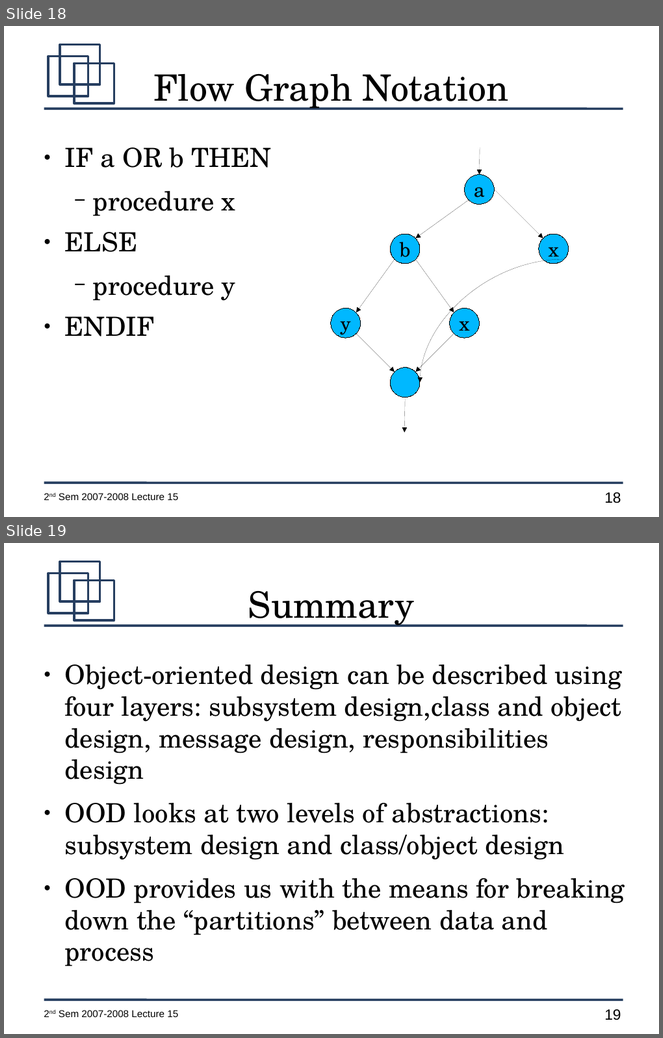
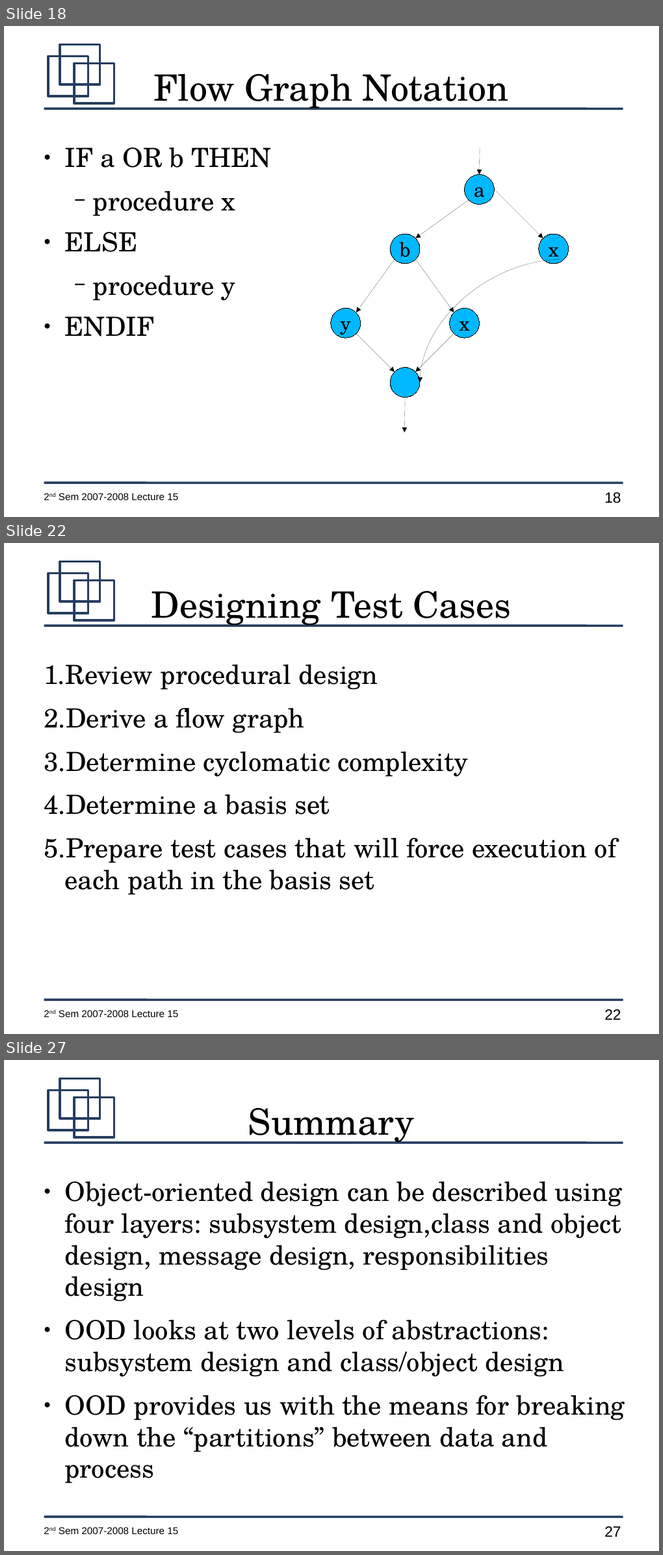
Before and after one commit to jachermocilla/jach-homepage, a slide deck: CMSC128-2nd-Sem-2007-L15.odp. Shown one above the other, each under a label of ours: slides 18 and 19 before the commit, slides 18, 22 and 27 after it; the slides between them are not shown. The pictures are 663x1038 and 663x1555 pixels, drawn with LibreOffice and Linux fonts; fonts in the diff are those of the drawing. Boxes give left, top, right and bottom in pixels: in the first picture for what was removed or moved away, otherwise in the second. Text is boxed around its words. In the diff, an @@ line names an element or a change of style, - is before the commit and + after.

```diff
--- a/CMSC128-2nd-Sem-2007-L15.odp
+++ b/CMSC128-2nd-Sem-2007-L15.odp
@@ slide 22 added at [4,543,659,1034], background #FFFFFF; not listed: 7 template elements that a slide beside it also shows @@
@@ title added at [152,591,512,627], 44 pt, text #000000 @@
+Designing Test Cases
@@ text added at [44,665,617,895], 32 pt, text #000000 @@
+1. Review procedural design
+2. Derive a flow graph
+3. Determine cyclomatic complexity
+4. Determine a basis set
+5. Prepare test cases that will force execution of each path in the basis set
@@ what was slide 19 is now slide 27 @@
@@ page number at [605,1527,621,1537]: text changed @@
-19
+27
```
Also in this commit, not shown: 7 other slides added.
